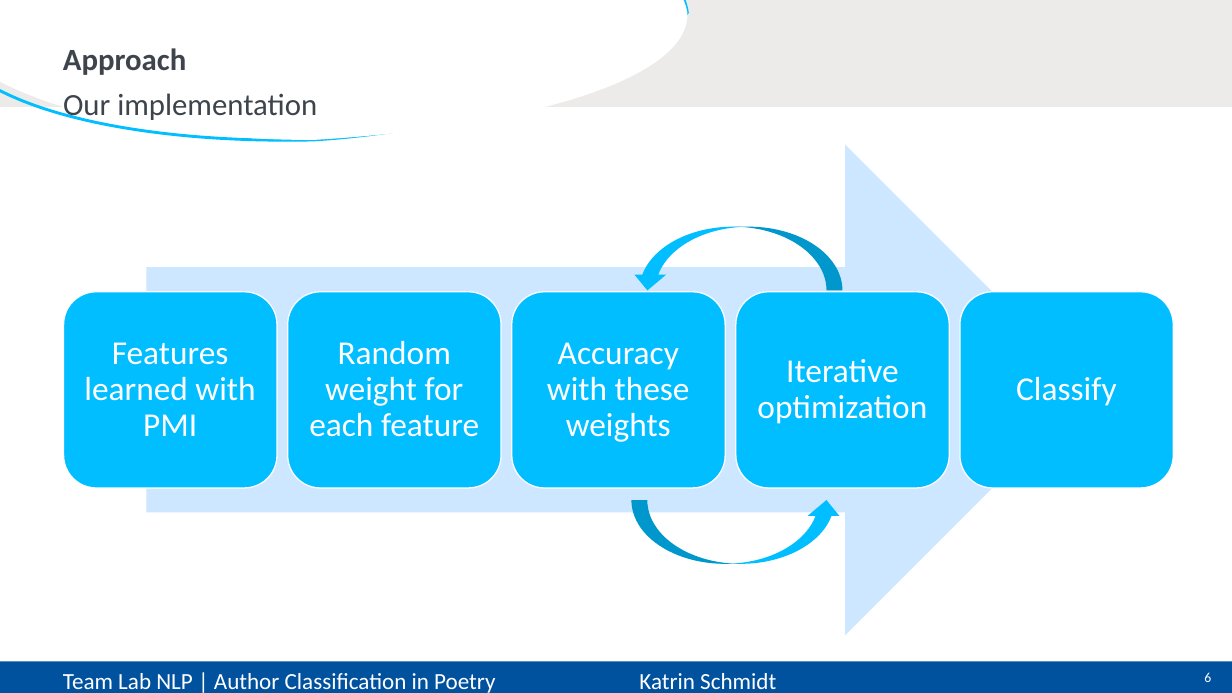
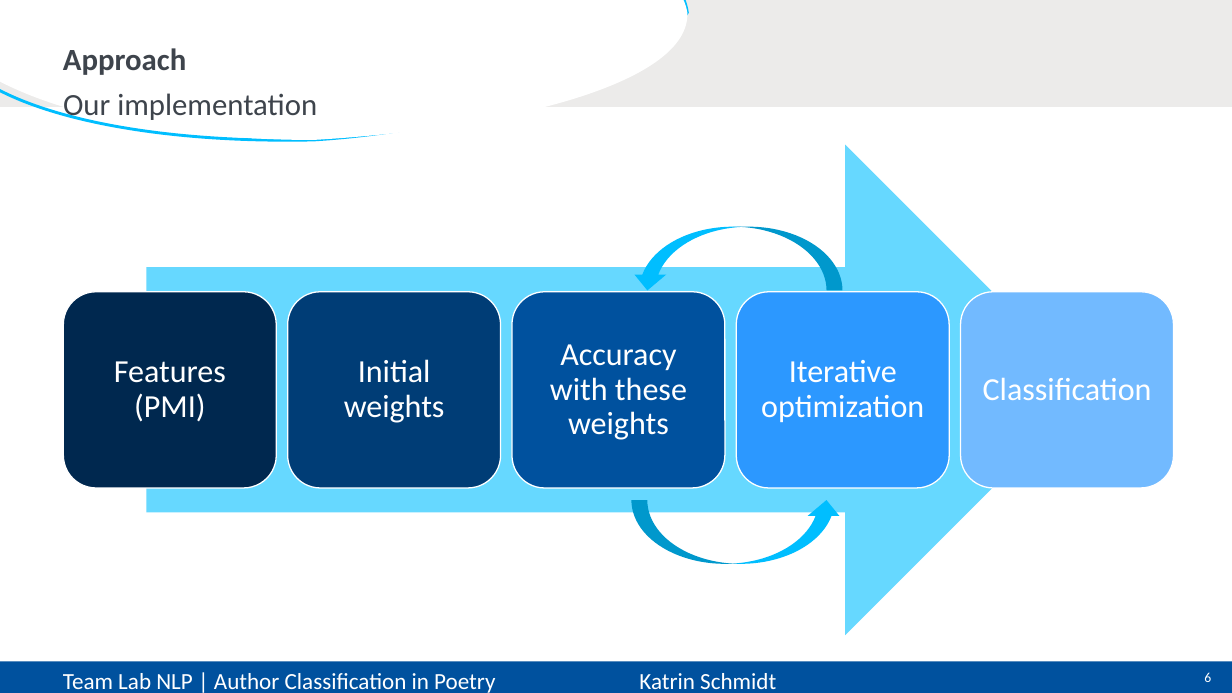
Before and after one commit to CarlottaQuensel/Author_Classification-Team_Lab, a slide deck: slide 6 of reports/TeamLab-presentation.pptx. Drawn at 1232x693 pixels with LibreOffice and Linux fonts; fonts in the diff are those of the drawing. Boxes give left, top, right and bottom in pixels: in the first picture for what was removed or moved away, otherwise in the second. Text is boxed around its words. In the diff, an @@ line names an element or a change of style, - is before the commit and + after.

```diff
--- a/reports/TeamLab-presentation.pptx
+++ b/reports/TeamLab-presentation.pptx
@@ right arrow at (146, 144, 1091, 635): fill #CCE8FF to #66D8FF @@
@@ rounded rectangle at (64, 292, 276, 488): fill #00BEFF to #00294F @@
@@ rounded rectangle at (287, 292, 500, 488): fill #00BEFF to #003D76 @@
@@ rounded rectangle at (512, 292, 725, 488): fill #00BEFF to #00519E @@
@@ rounded rectangle at (737, 292, 949, 488): fill #00BEFF to #2C98FF @@
@@ rounded rectangle at (961, 292, 1174, 488): fill #00BEFF to #72BAFF @@
@@ text "Accuracy with these weights" at (550, 344, 687, 440): size 26 to 25 pt @@
@@ text "Iterative optimization" at (761, 360, 924, 422): size 26 to 25 pt @@
@@ text at (344, 359, 445, 423): text changed; size 26 to 25 pt @@
-Random weight for each feature
+Initial weights
@@ text at (114, 361, 226, 422): text changed; size 26 to 25 pt @@
-Features learned with PMI
+Features (PMI)
@@ text at (983, 378, 1152, 400): text changed; size 26 to 25 pt @@
-Classify
+Classification
```
Also in this commit, not shown: 2 other slides changed, 4 slides added.
